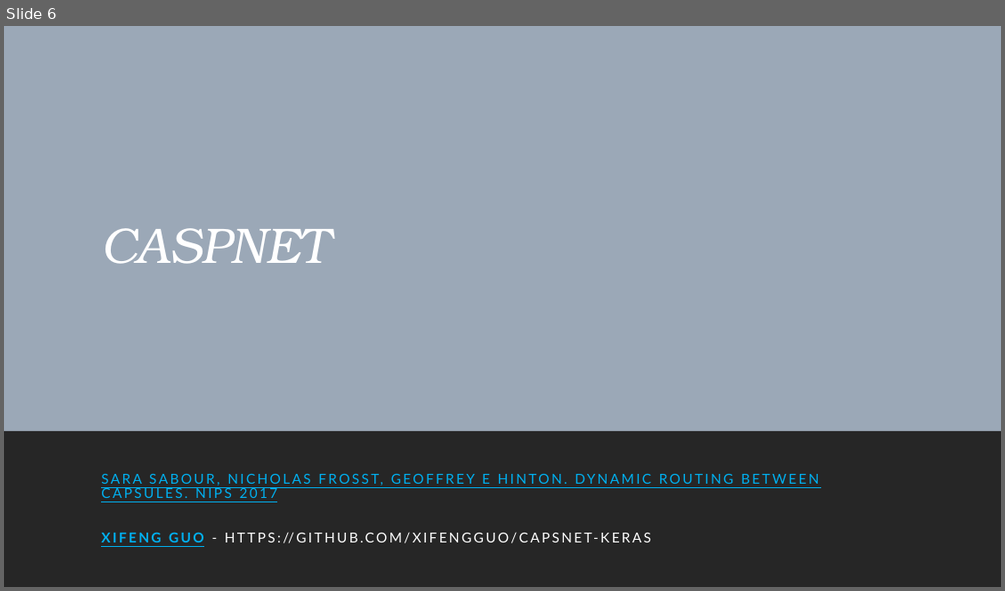
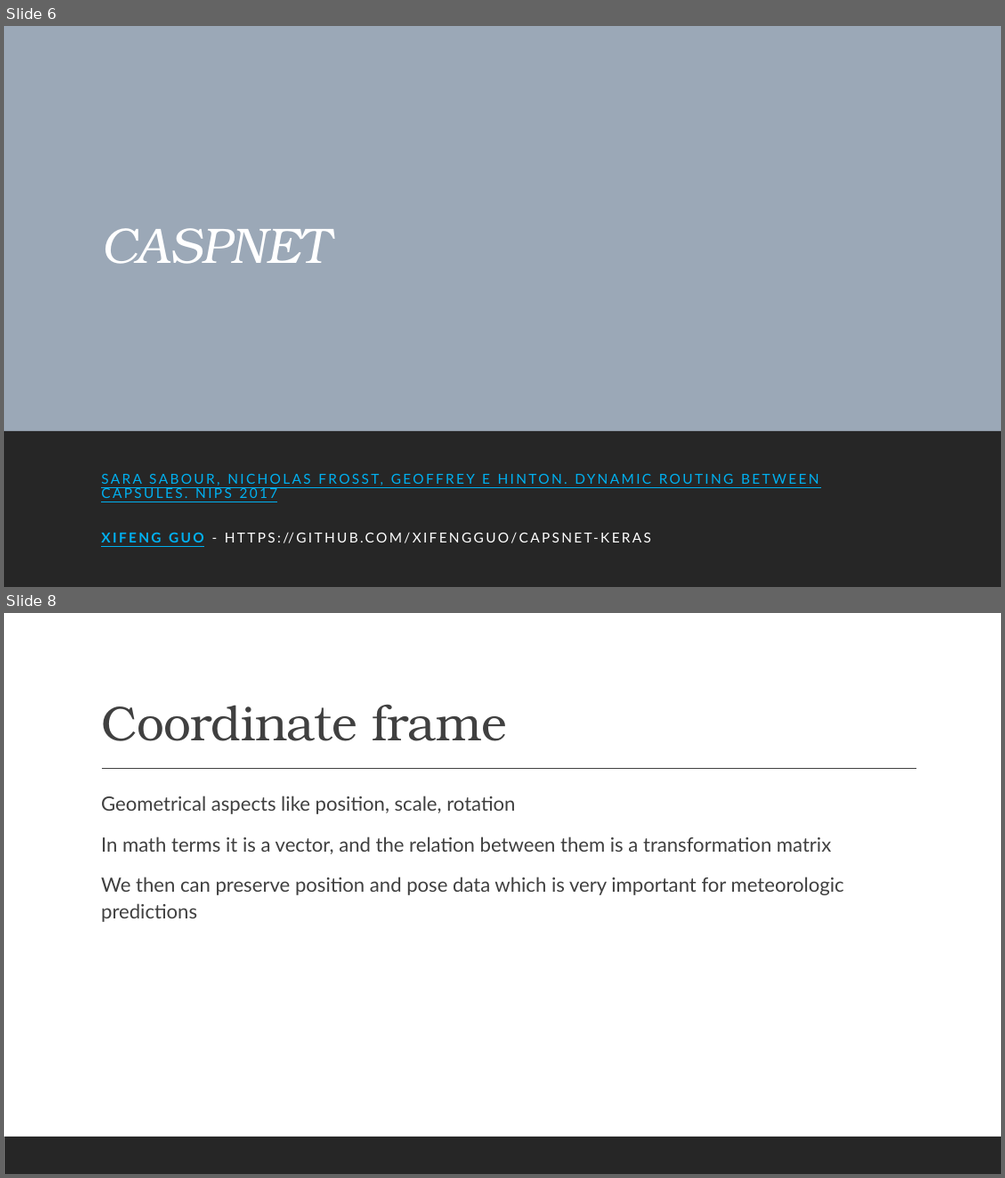
Before and after one commit to roniadmon/ML, a slide deck: Precipitation prediction.pptx. Shown one above the other, each under a label of ours: slide 6 before the commit, slides 6 and 8 after it; the slides between them are not shown. The pictures are 1005x591 and 1005x1178 pixels, drawn with LibreOffice and Linux fonts; fonts in the diff are those of the drawing. Boxes give left, top, right and bottom in pixels: in the first picture for what was removed or moved away, otherwise in the second. Text is boxed around its words. In the diff, an @@ line names an element or a change of style, - is before the commit and + after.

```diff
--- a/Precipitation prediction.pptx
+++ b/Precipitation prediction.pptx
@@ slide 8 added at <box>4,613,1001,1174</box>, background #FFFFFF; not listed: 1 template element that a slide beside it also shows @@
@@ title added at <box>101,704,506,741</box>, 47 pt, text #404040 @@
+Coordinate frame
@@ line added from (102, 769) to (917, 769), #404040 1 pt @@
@@ text added at <box>101,795,844,922</box>, 19 pt, text #404040 @@
+  Geometrical aspects like position, scale, rotation
+  In math terms it is a vector, and the relation between them is a transformation matrix
+  We then can preserve position and pose data which is very important for meteorologic predictions
```
Also in this commit, not shown: 3 slides changed, 4 other slides added, 1 slide removed.
